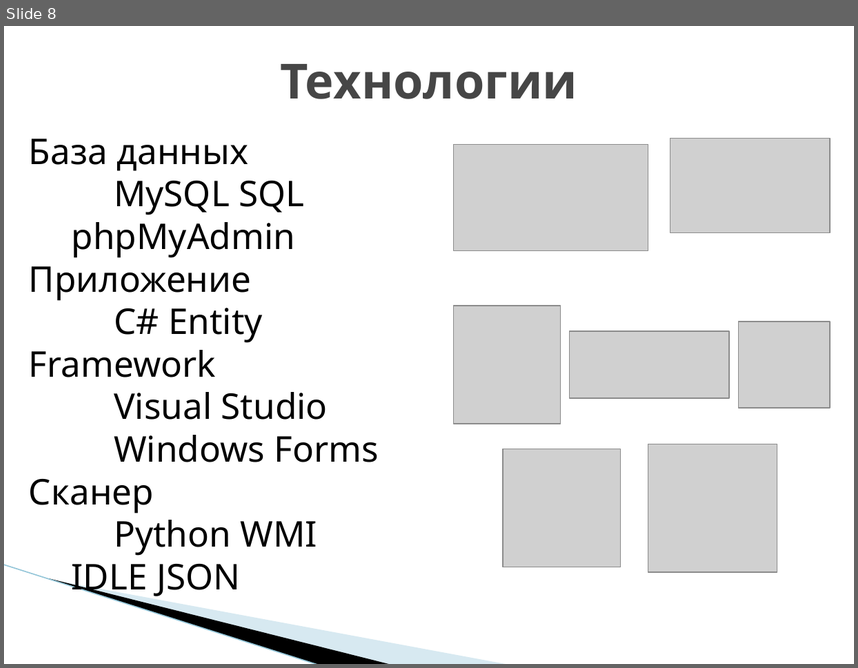
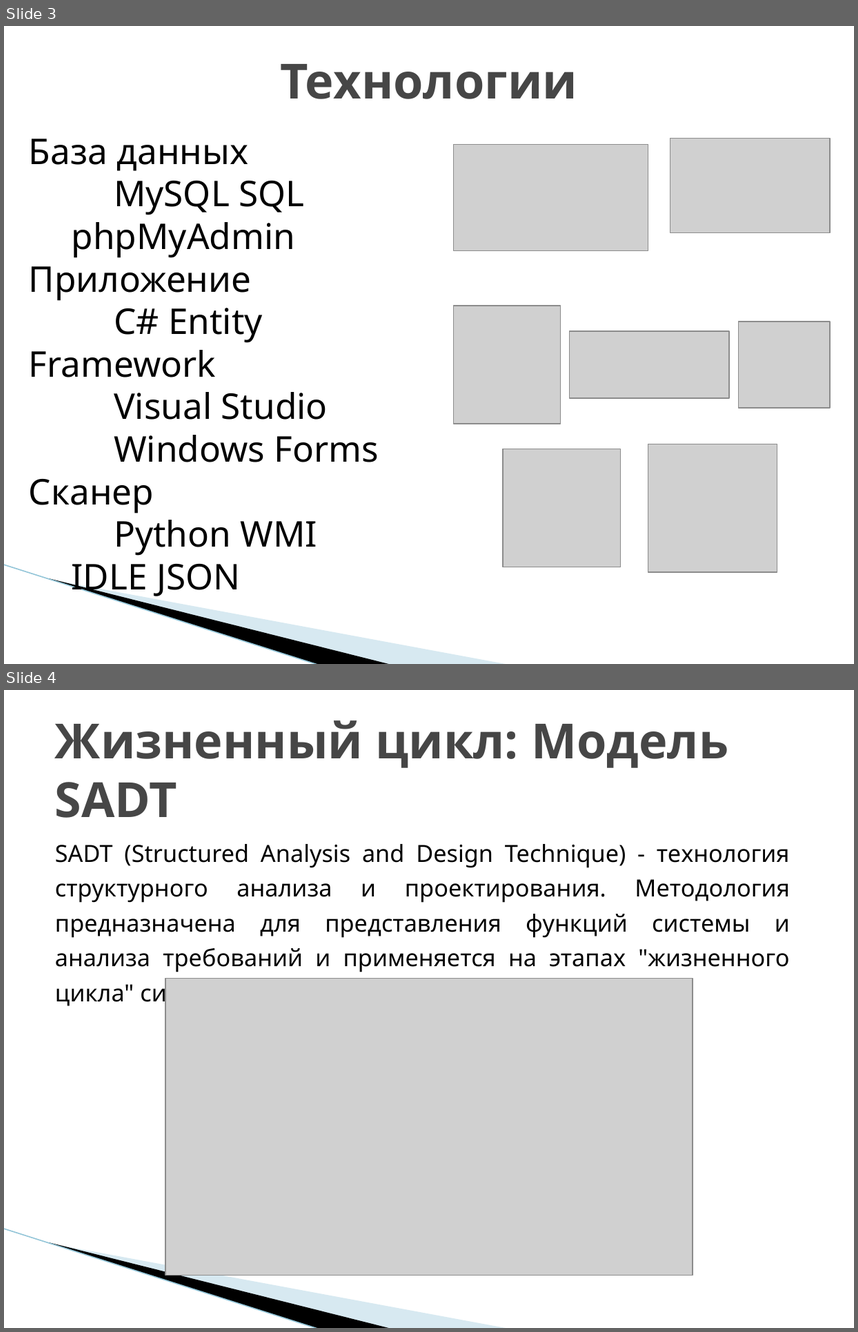
Before and after one commit to Nikita-080/is-quantek, a slide deck: Документы по проекту/презентация.pptx. Shown one above the other, each under a label of ours: slide 8 before the commit, slides 3 and 4 after it. The pictures are 858x668 and 858x1332 pixels, drawn with LibreOffice and Linux fonts; fonts in the diff are those of the drawing; grey boxes stand for pictures; background and template pictures are left out. Boxes give left, top, right and bottom in pixels: in the first picture for what was removed or moved away, otherwise in the second. Text is boxed around its words. In the diff, an @@ line names an element or a change of style, - is before the commit and + after.

Commit message:
update presentation

```diff
--- a/Документы по проекту/презентация.pptx
+++ b/Документы по проекту/презентация.pptx
@@ slide 4 added at <box>4,690,854,1328</box>, background #FFFFFF; not listed: 3 template elements that a slide beside it also shows @@
@@ title added at <box>55,720,728,818</box>, 41 pt, text #464646, bold @@
+Жизненный цикл: Модель SADT
@@ text added at <box>55,844,790,1008</box>, 20 pt, text #000000 @@
+SADT (Structured Analysis and Design Technique) - технология структурного анализа и проектирования. Методология предназначена для представления функций системы и анализа требований и применяется на этапах "жизненного цикла" системы.
@@ picture added at <box>165,978,693,1275</box> @@
@@ what was slide 8 is now slide 3 @@
```
Also in this commit, not shown: 3 slides removed.
